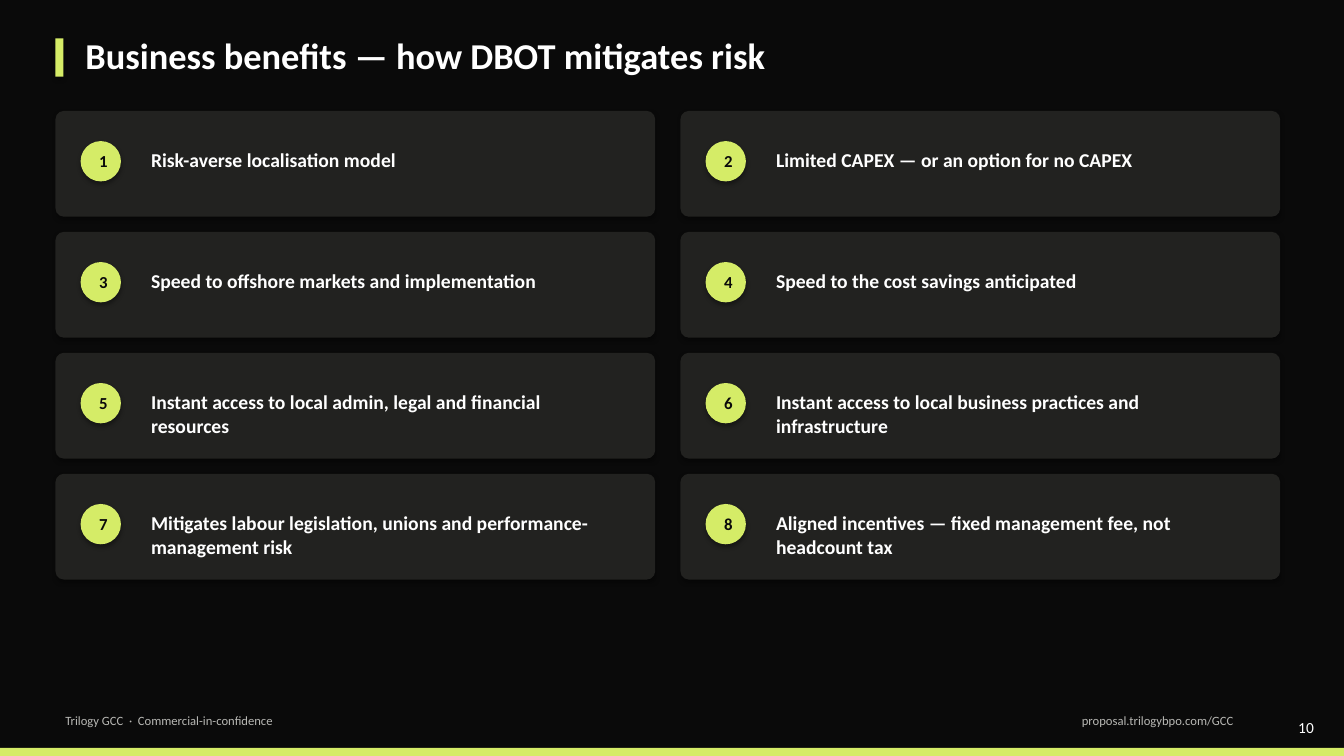
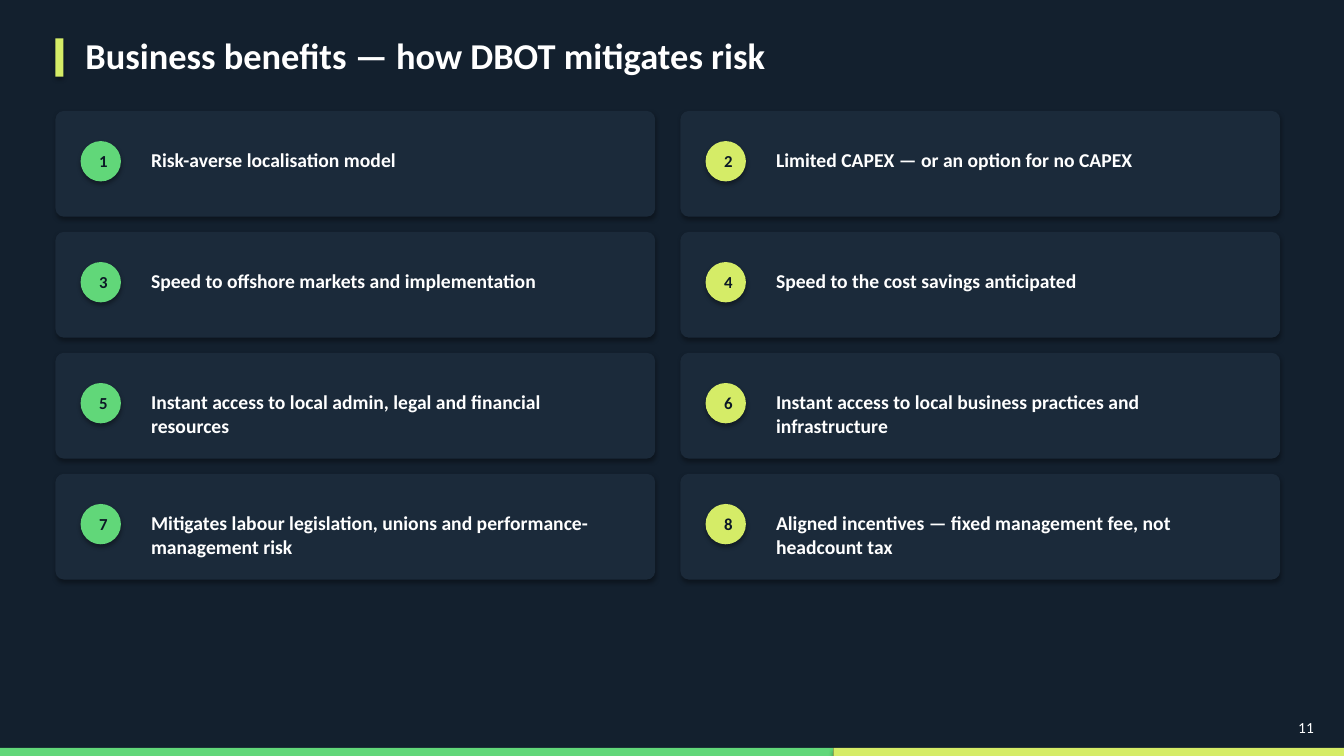
Before and after one commit to thegreatcornolio/Trilogy-RFP, a slide deck: slide 11 of GCC/Trilogy-GCC-Overview.pptx (slide 10 before the commit). Drawn at 1344x756 pixels with LibreOffice and Linux fonts; fonts in the diff are those of the drawing. Boxes give left, top, right and bottom in pixels: in the first picture for what was removed or moved away, otherwise in the second. Text is boxed around its words. In the diff, an @@ line names an element or a change of style, - is before the commit and + after.

```diff
--- a/GCC/Trilogy-GCC-Overview.pptx
+++ b/GCC/Trilogy-GCC-Overview.pptx
@@ rectangle at (0, 0, 1344, 756): fill #0A0A0A to #13202E @@
@@ fill #222220 to #1B2A3A in 8 elements at (55, 111, 655, 217), (681, 111, 1280, 217), (55, 232, 655, 338), (681, 232, 1280, 338), (55, 353, 655, 459), (681, 353, 1280, 459), (55, 474, 655, 580), (681, 474, 1280, 580) @@
@@ fill #D5EC67 to #61D779 in 4 elements at (81, 141, 121, 181), (81, 262, 121, 302), (81, 383, 121, 423), (81, 504, 121, 544) @@
@@ text colour #0A0A0A to #0C1926 in 8 elements at (99, 156, 107, 167), (724, 156, 732, 167), (99, 277, 107, 288), (724, 277, 732, 288), (99, 398, 107, 409), (724, 397, 732, 409), (99, 519, 107, 530), (724, 518, 732, 530) @@
@@ text removed at (65, 716, 273, 727) @@
-Trilogy GCC · Commercial-in-confidence
@@ text removed at (1082, 716, 1233, 727) @@
-proposal.trilogybpo.com/GCC
@@ rectangle added at (0, 748, 834, 756), fill #61D779 @@
@@ rectangle: place and size @@
-rectangle at (0, 748, 1344, 756)
+rectangle at (834, 748, 1344, 756)
@@ text at (1298, 723, 1314, 733): text changed @@
-10
+11
```
Also in this commit, not shown: 15 other slides changed, 1 slide added, 9 other files.
